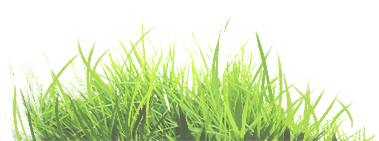
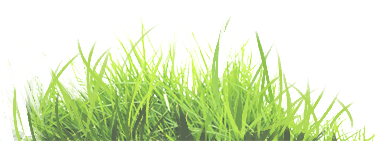
Layered file, before and after one edit (w=379, h=141). Changes by layer:
painted on "Layer 10" over bbox(0, 8, 300, 141)
